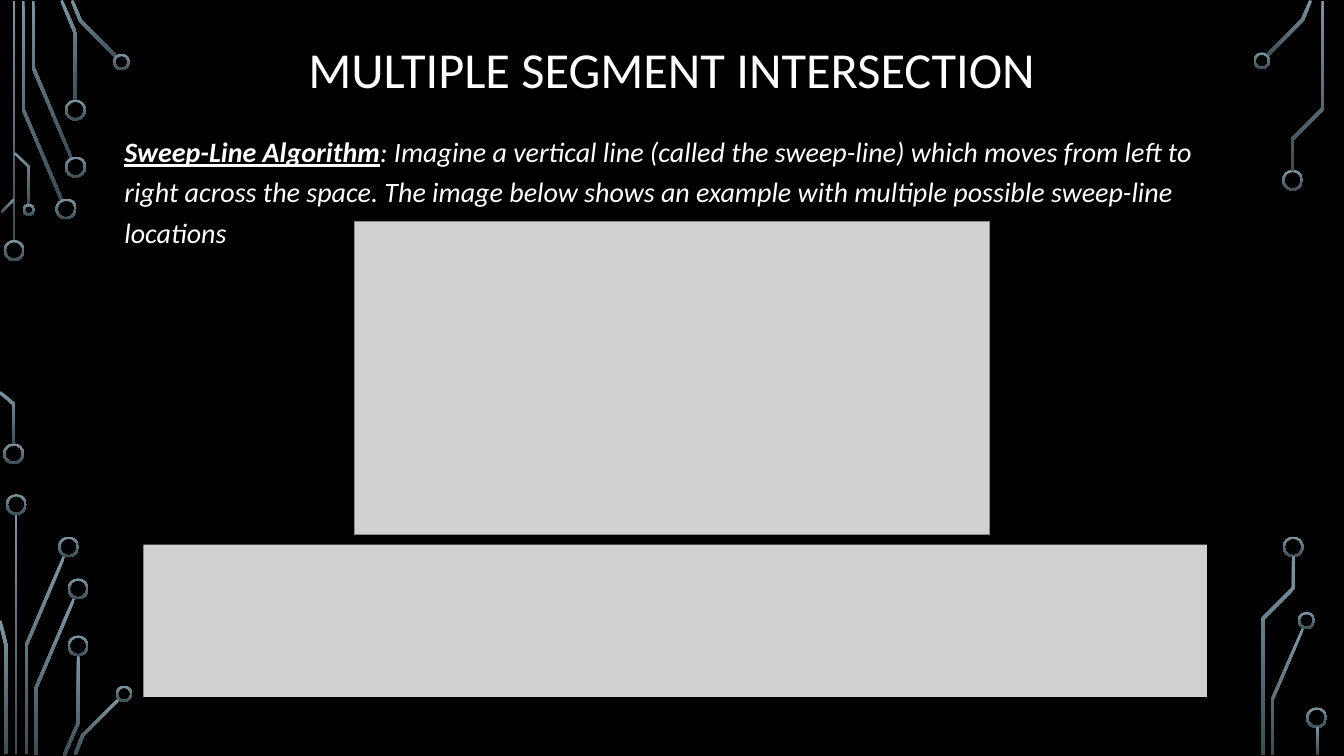
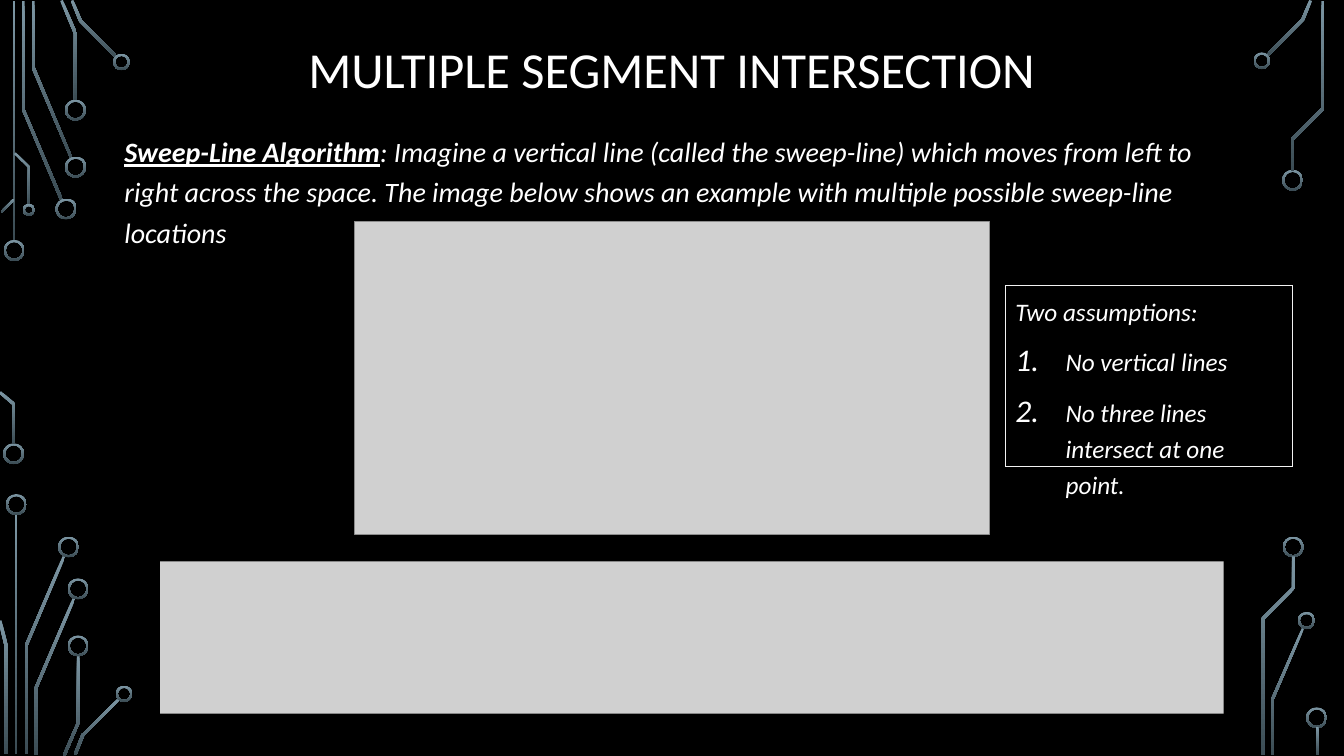
Before and after one commit to markfloryan/advAlgo, a slide deck: slide 40 of slides/ComputationalGeom-part1-Intersections.pptx. Drawn at 1344x756 pixels with LibreOffice and Linux fonts; fonts in the diff are those of the drawing; grey boxes stand for pictures; background and template pictures are left out. Boxes give left, top, right and bottom in pixels: in the first picture for what was removed or moved away, otherwise in the second. Text is boxed around its words. In the diff, an @@ line names an element or a change of style, - is before the commit and + after.

```diff
--- a/slides/ComputationalGeom-part1-Intersections.pptx
+++ b/slides/ComputationalGeom-part1-Intersections.pptx
@@ rectangle added at (x1=1005, y1=285, x2=1293, y2=467), outline #F2F2F2 0.75 pt, 18 pt, text #FFFFFF, italic @@
+Two assumptions:
+1. No vertical lines
+2. No three lines intersect at one point.
@@ picture moved from (x1=143, y1=544, x2=1207, y2=697) to (x1=160, y1=562, x2=1224, y2=714) @@
```
Also in this commit, not shown: 2 other slides changed, 1 other file.
